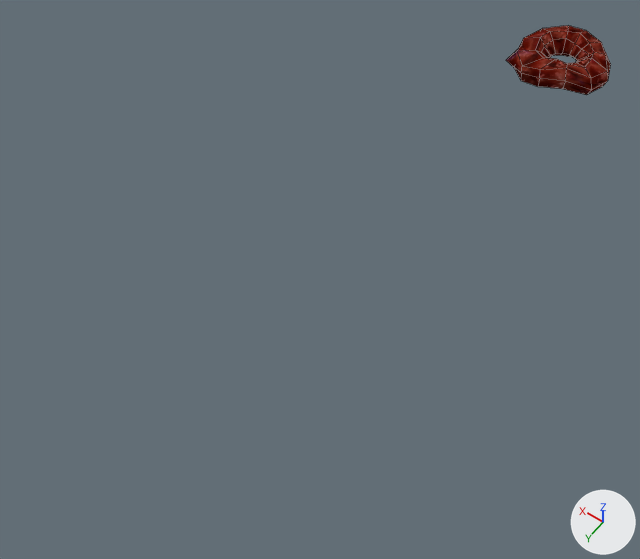
A saved change to the Blender file Assets/World/C11L1/raw/C11L1_Props.blend.
Before and after are seen from a camera (50 mm lens) standing at (-3.89, 12.86, 10.14) and looking at (1.04, 5.96, -0.69). Every picture has the same lights, and +X, +Y and +Z are marked at lower right. Mesh edges are drawn as thin lines.

The older version as bpy lines, for what is in view:
```python
me_torus = bpy.data.meshes.new('Torus')
me_torus.from_pydata(...)  # 96 vertices, 96 faces; spans x -0.85..0.88, y -0.93..0.74, z -0.13..0.43
me_torus.polygons.foreach_set('use_smooth', [True] * 96)
me_torus.materials.append(mat_uv_flesh2)
ob_belly_sore = bpy.data.objects.new('Belly_Sore', me_torus)
ob_belly_sore.location = (0.0, 0.0, 0.0)
```
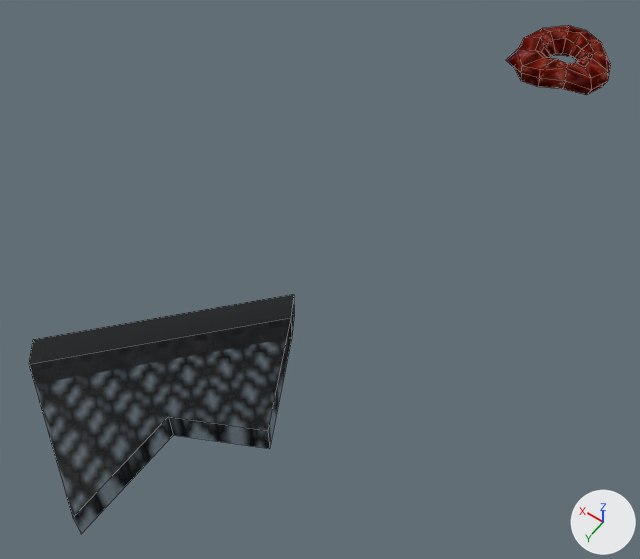
Scene script edits in JSON lines:
```json
{"op": "add", "block": "img_chainlink_png_002", "code": ["img_chainlink_png_002 = load_image('chainlink.png.002', '../../C7L1/raw/chainlink.png', 48, 48, 'sRGB')"]}
{"op": "add", "block": "mat_uv_chainlink_002", "code": ["mat_uv_chainlink_002 = bpy.data.materials.new('uv_chainlink.002')", "# colours: white #ffffff", "# uses the picture img_chainlink_png_002"]}
{"op": "add", "block": "me_platform_chunk_1", "code": ["me_platform_chunk_1 = bpy.data.meshes.new('Platform_Chunk_1')", "me_platform_chunk_1.from_pydata(...)  # 18 vertices, 12 faces; spans x -0.16..3.33, y -3.16..1.07, z -0.5..0.0", "me_platform_chunk_1.polygons.foreach_set('use_smooth', [True] * 12)", "me_platform_chunk_1.materials.append(mat_uv_chainlink_002)"]}
{"op": "add", "block": "ob_platform_chunk_1", "code": ["ob_platform_chunk_1 = bpy.data.objects.new('Platform_Chunk_1', me_platform_chunk_1)", "ob_platform_chunk_1.location = (0.0, 10.0, 0.0)"]}
```

Pixel boxes [x1, y1, x2, y2] of what changed, in the pictures (640 x 559 px):
```json
{"object": "Platform_Chunk_1", "change": "added", "after": [29, 294, 294, 534]}
```
